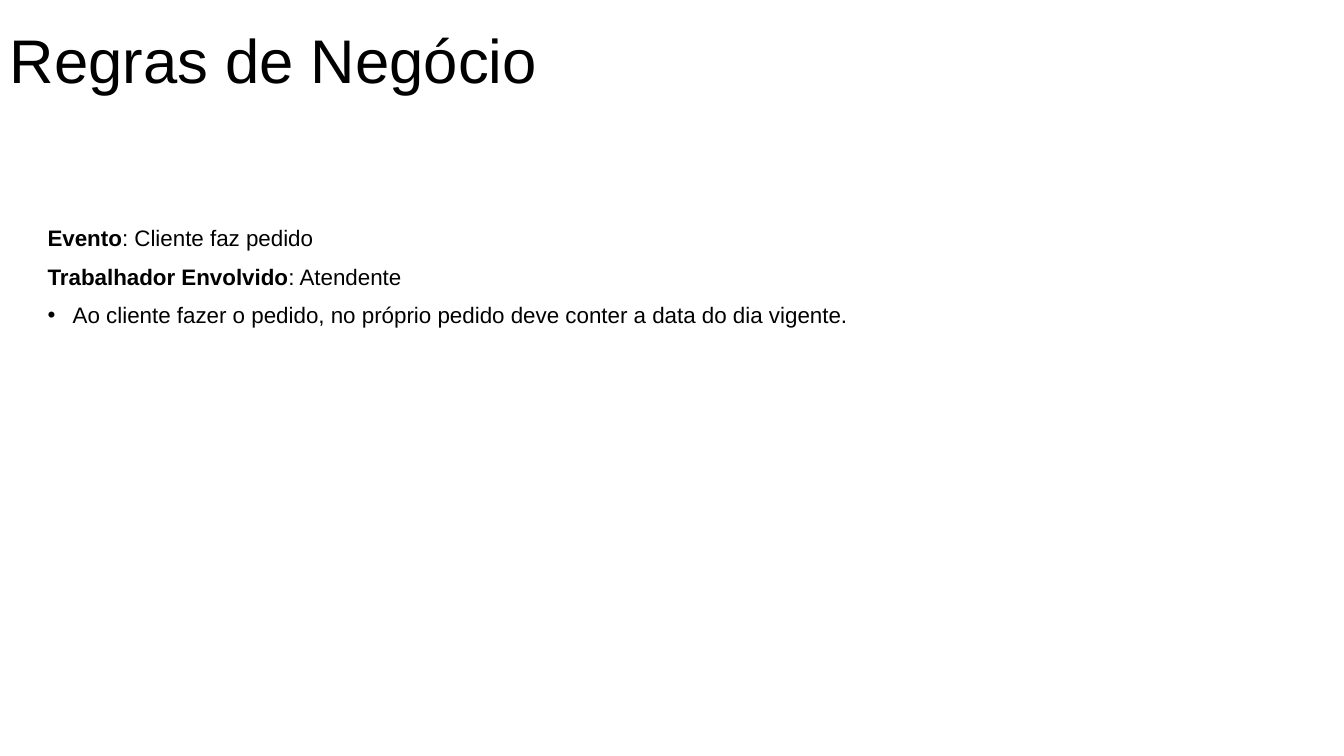
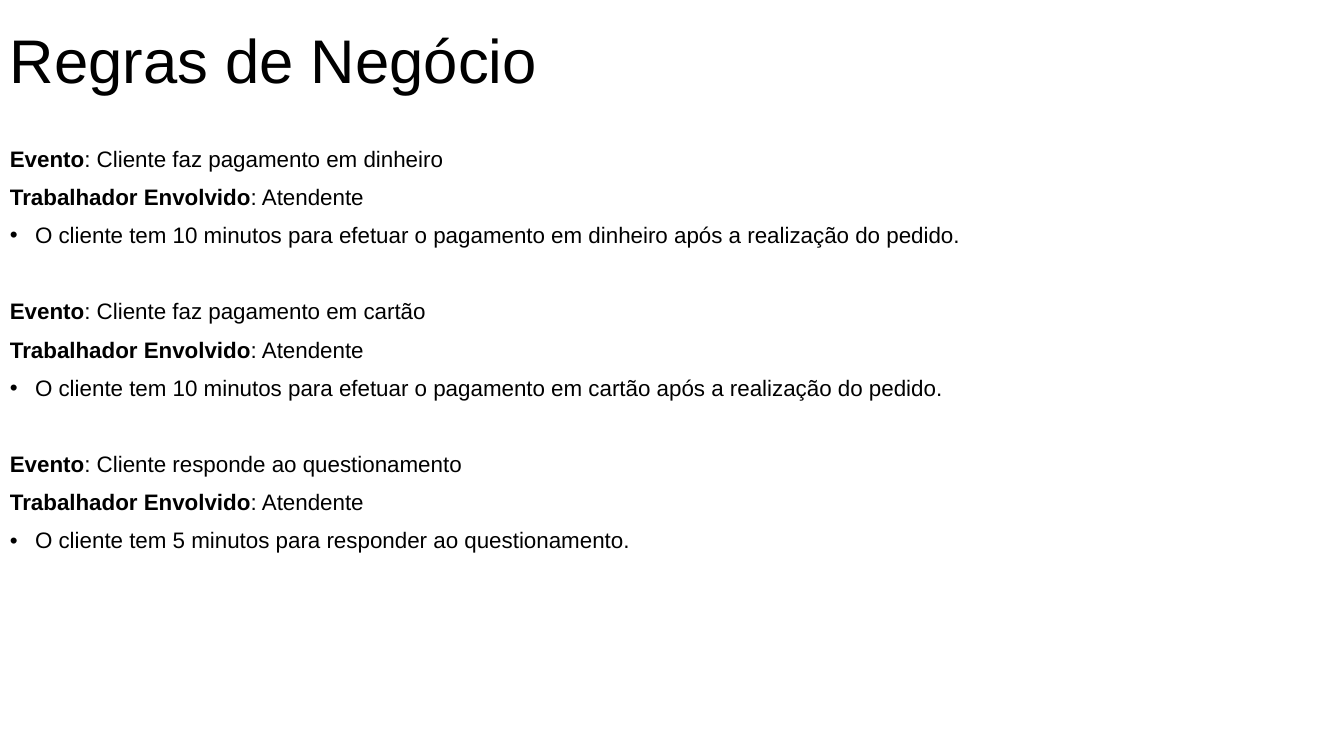
Before and after one commit to Felipe1901648/OPE, a slide deck: slide 1 of 19 - Regras de Negócio.pptx. Drawn at 1344x756 pixels with LibreOffice and Linux fonts; fonts in the diff are those of the drawing. Boxes give left, top, right and bottom in pixels: in the first picture for what was removed or moved away, otherwise in the second. Text is boxed around its words. In the diff, an @@ line names an element or a change of style, - is before the commit and + after.

```diff
--- a/19 - Regras de Negócio.pptx
+++ b/19 - Regras de Negócio.pptx
@@ text "Evento: Cliente faz pagamento em ..." moved from (x1=48, y1=229, x2=847, y2=328) to (x1=10, y1=150, x2=959, y2=553) @@
@@ text at (x1=10, y1=150, x2=443, y2=172): text changed @@
-Evento: Cliente faz pedido
+Evento: Cliente faz pagamento em dinheiro
@@ text at (x1=10, y1=226, x2=959, y2=553): text changed @@
-• Ao cliente fazer o pedido, no próprio pedido deve conter a data do dia vigente.
+• O cliente tem 10 minutos para efetuar o pagamento em dinheiro após a realização do pedido.
+Evento: Cliente faz pagamento em cartão
+Trabalhador Envolvido: Atendente
+• O cliente tem 10 minutos para efetuar o pagamento em cartão após a realização do pedido.
+Evento: Cliente responde ao questionamento
+Trabalhador Envolvido: Atendente
+• O cliente tem 5 minutos para responder ao questionamento.
```
Also in this commit, not shown: 20 other files.
